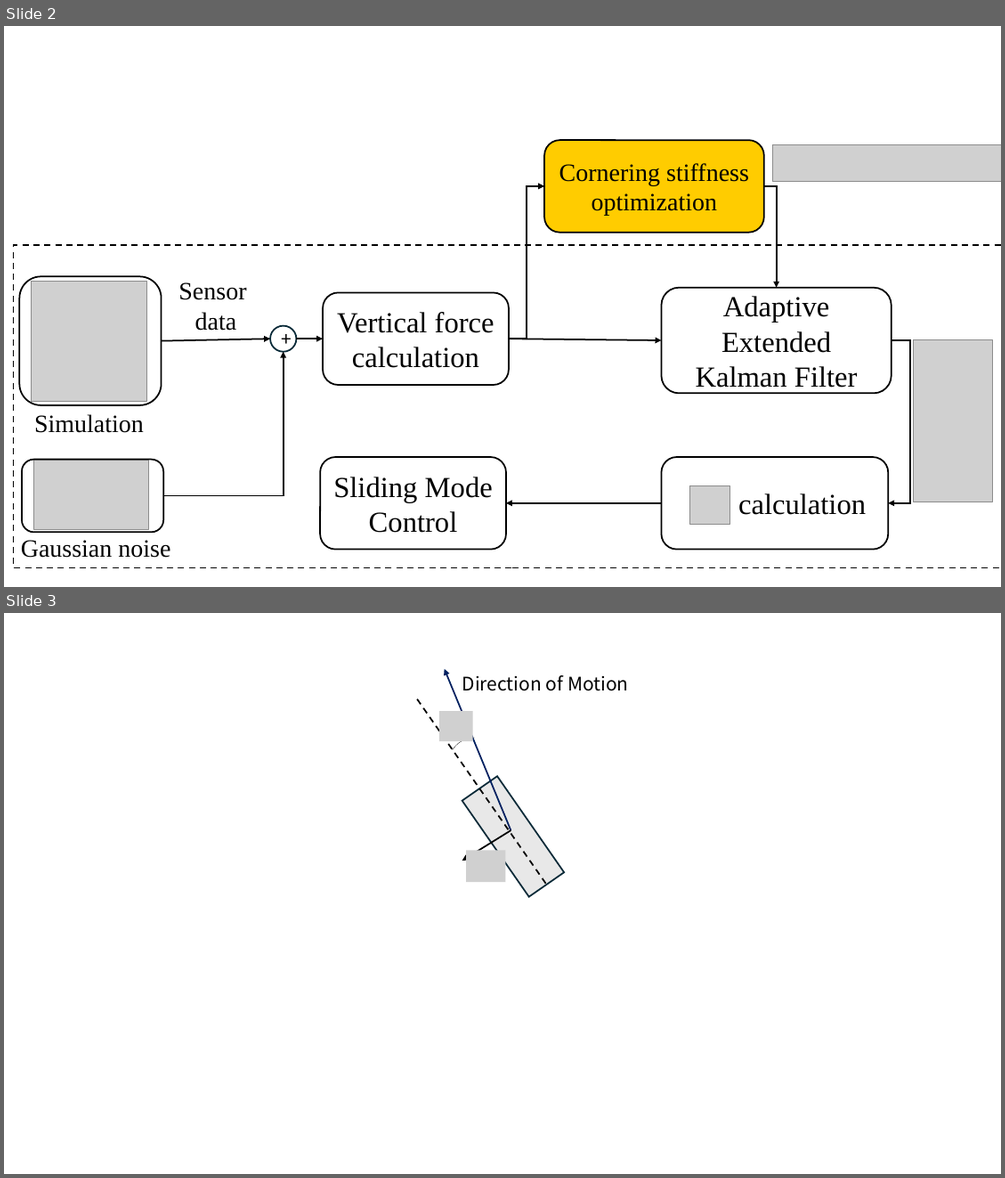
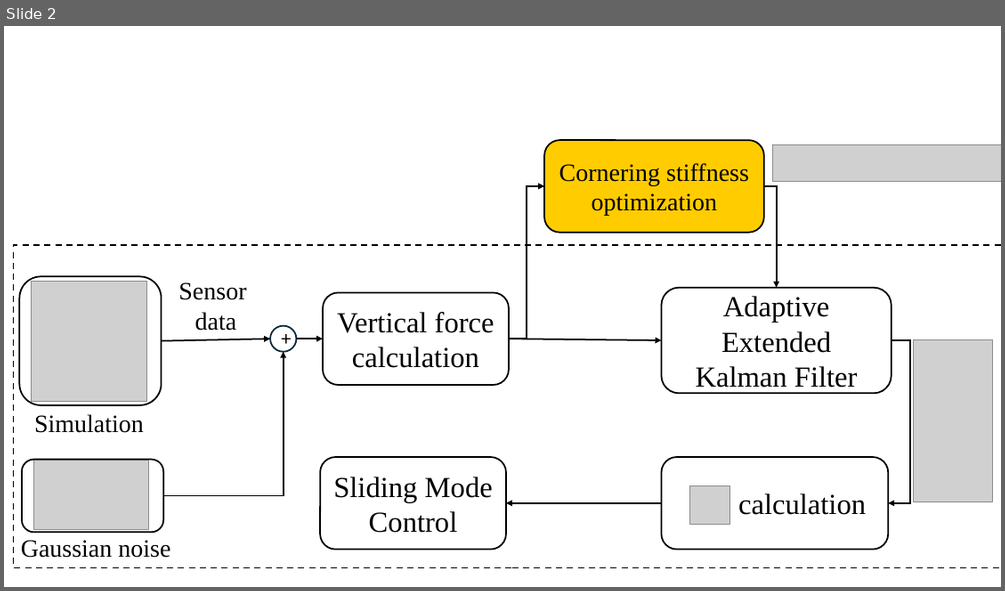
Before and after one commit to IITP-Load-Balancing-SMEET/Torque-Vectoring, a slide deck: Paper/논문그림.pptx. Shown one above the other, each under a label of ours: slides 2 and 3 before the commit, slide 2 after it. The pictures are 1005x1178 and 1005x591 pixels, drawn with LibreOffice and Linux fonts; fonts in the diff are those of the drawing; grey boxes stand for pictures. Boxes give left, top, right and bottom in pixels: in the first picture for what was removed or moved away, otherwise in the second. Text is boxed around its words. In the diff, an @@ line names an element or a change of style, - is before the commit and + after.

```diff
--- a/Paper/논문그림.pptx
+++ b/Paper/논문그림.pptx
@@ slide 3 removed at box(4, 613, 1001, 1174), background #FFFFFF @@
@@ group removed at box(418, 669, 629, 897): 2 arrows, 2 pictures, 1 rectangle, 1 line, 1 text, 1 arc (boxed as its full ellipse) @@
-Direction of Motion
```
Also in this commit, not shown: 1 slide added, 45 other files.
